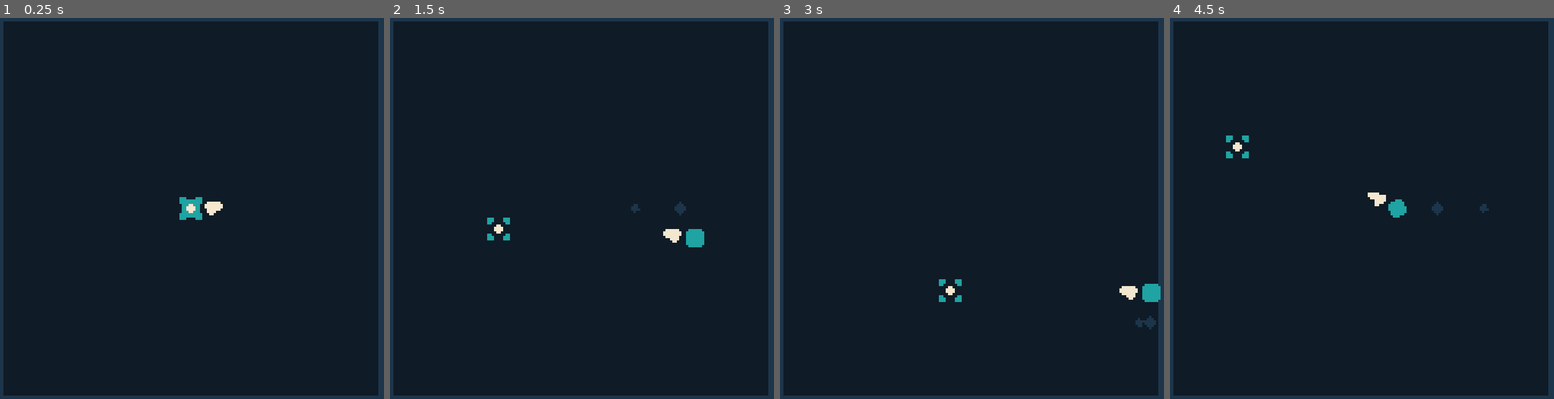
Above: before the commit, frames 1-4 (left to right).
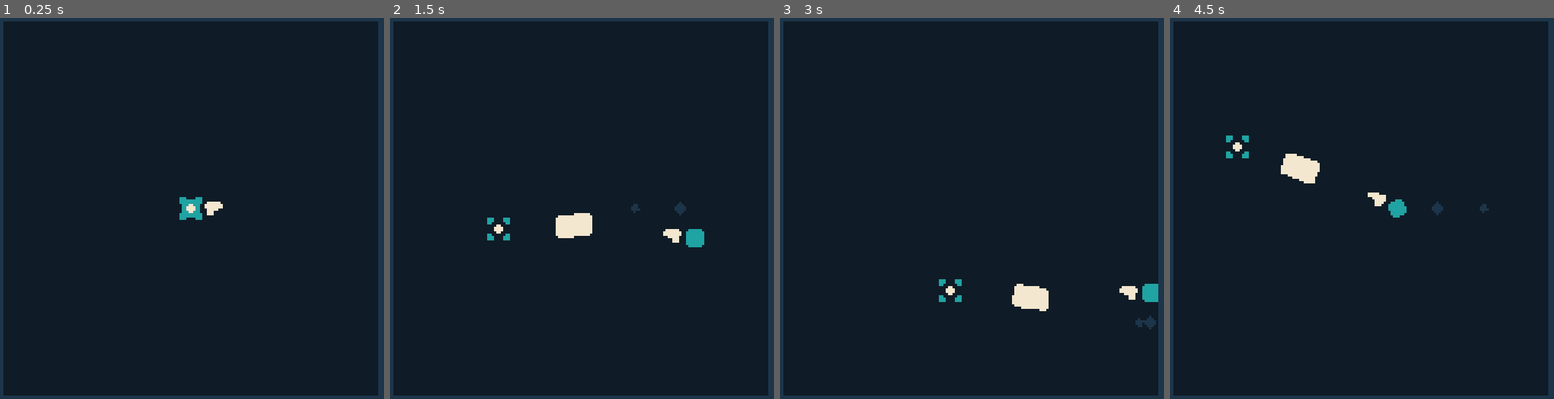
Above: after the commit, the same moments.

Repository: thcheetah777/Rogue
Game: Godot game, scene res://main.tscn
Two runs of this game, one before a commit and one after it. Both use one fixed random seed, a clock stepped at 60 frames per second and the inputs below.
Inputs (mouse positions are in pixels of both pictures, inside the frame that each line leads up to):
- Up to frame 1 (0.25 s): no input
- Up to frame 2 (1.5 s): tap Enter at 0.5 s; move the mouse to (670, 189) at 0.52 s; hold D (right) 0.53-1.28 s; click (670, 189) at 0.6 s; move the mouse to (497, 227) at 1.27 s; hold S (down) from 1.28 s (still down); click (497, 227) at 1.35 s
- Up to frame 3 (3 s): move the mouse to (1010, 117) at 2.02 s; release S (down) at 2.03 s; hold D (right) 2.03-2.78 s; click (1010, 117) at 2.1 s; move the mouse to (948, 292) at 2.77 s; hold W (up) from 2.78 s (still down); click (948, 292) at 2.85 s
- Up to frame 4 (4.5 s): move the mouse to (1484, 269) at 3.52 s; release W (up) at 3.53 s; hold A (left) from 3.53 s (still down); click (1484, 269) at 3.6 s; move the mouse to (1239, 147) at 4.27 s; click (1239, 147) at 4.35 s

The runs differ from the first frame. In frame 1, less than 0.1% of the frame differs, in the area x 53-58%, y 50-52%; in frame 2, 0.6%; in frame 3, 0.6%, in the area x 60-100%, y 69-77%; in frame 4, 0.6%.

Commit message:
🔫 bullets

Diff:
--- /dev/null
+++ b/bullet.gd
@@ -0,0 +1,11 @@
+extends Area2D
+class_name Bullet
+
+var speed: float
+
+func _process(delta: float) -> void:
+	global_position += Vector2.RIGHT.rotated(rotation) * speed * delta
+
+func _on_body_entered(body: Node2D) -> void:
+	if body is Wall:
+		queue_free()
--- /dev/null
+++ b/bullet.tscn
@@ -0,0 +1,20 @@
+[gd_scene load_steps=4 format=3 uid="uid://txllm8dsnc47"]
+
+[ext_resource type="Script" path="res://bullet.gd" id="1_iqd50"]
+[ext_resource type="Texture2D" uid="uid://dsxrk7jio0wpi" path="res://assets/bullet.png" id="1_qheak"]
+
+[sub_resource type="RectangleShape2D" id="RectangleShape2D_4f1ti"]
+size = Vector2(18, 12)
+
+[node name="Bullet" type="Area2D"]
+script = ExtResource("1_iqd50")
+
+[node name="Sprite" type="Sprite2D" parent="."]
+position = Vector2(8, 0)
+texture = ExtResource("1_qheak")
+
+[node name="CollisionShape" type="CollisionShape2D" parent="."]
+position = Vector2(8, 0)
+shape = SubResource("RectangleShape2D_4f1ti")
+
+[connection signal="body_entered" from="." to="." method="_on_body_entered"]
--- a/globals.gd
+++ b/globals.gd
@@ -1,3 +1,4 @@
 extends Node
 
 var player: Player
+var world: World
--- a/main.tscn
+++ b/main.tscn
@@ -1,7 +1,8 @@
-[gd_scene load_steps=4 format=3 uid="uid://b12ppqbxab0vk"]
+[gd_scene load_steps=5 format=3 uid="uid://b12ppqbxab0vk"]
 
 [ext_resource type="PackedScene" uid="uid://c2gng30xxg4gg" path="res://mouse.tscn" id="1_dv8dy"]
 [ext_resource type="PackedScene" uid="uid://cgiq1kt8weh2j" path="res://wall.tscn" id="1_wvsw4"]
+[ext_resource type="Script" path="res://world.gd" id="2_6thic"]
 [ext_resource type="PackedScene" uid="uid://da1qb210gjvdg" path="res://player.tscn" id="2_jwm52"]
 
 [node name="Main" type="Node"]
@@ -15,6 +16,7 @@
 offset_bottom = 95.0
 
 [node name="World" type="Node2D" parent="."]
+script = ExtResource("2_6thic")
 
 [node name="Walls" type="Node" parent="World"]
 
@@ -32,5 +34,5 @@
 position = Vector2(176, 90)
 rotation = 1.57079
 
-[node name="Player" parent="." instance=ExtResource("2_jwm52")]
+[node name="Player" parent="World" instance=ExtResource("2_jwm52")]
 position = Vector2(90, 90)
--- a/player.gd
+++ b/player.gd
@@ -8,18 +8,24 @@
 
 @onready var sprite := $Sprite
 @onready var weapon_holder := $WeaponHolder
+@onready var weapon := $WeaponHolder/Weapon
 @onready var weapon_sprite := $WeaponHolder/Weapon/Sprite
 
 var target_rotation = 0
 var dust_scene = preload("res://dust.tscn")
+var bullet_scene = preload("res://bullet.tscn")
 
 func _ready() -> void:
 	Globals.player = self
 
 func _process(delta: float) -> void:
 	sprite.rotation_degrees = move_toward(sprite.rotation_degrees, target_rotation,  run_rotation_smoothing * delta)
+
 	weapon_holder.look_at(get_global_mouse_position())
 	weapon_sprite.flip_h = not (weapon_holder.global_rotation_degrees > -90 and weapon_holder.global_rotation_degrees < 90)
+
+	if Input.is_action_just_pressed("fire"):
+		fire()
 
 func _physics_process(delta: float) -> void:
 	var x_input = Input.get_axis("left", "right")
@@ -31,6 +37,13 @@
 
 	move_and_slide()
 
+func fire() -> void:
+	var bullet = bullet_scene.instantiate() as Bullet
+	bullet.global_position = weapon.global_position
+	bullet.look_at(get_global_mouse_position())
+	bullet.speed = 300
+	Globals.world.add_child(bullet)
+
 func _on_dust_timer_timeout() -> void:
 	var dust = dust_scene.instantiate() as Sprite2D
 	dust.global_position = global_position
--- a/project.godot
+++ b/project.godot
@@ -53,7 +53,7 @@
 , Object(InputEventKey,"resource_local_to_scene":false,"resource_name":"","device":-1,"window_id":0,"alt_pressed":false,"shift_pressed":false,"ctrl_pressed":false,"meta_pressed":false,"pressed":false,"keycode":0,"physical_keycode":4194321,"key_label":0,"unicode":0,"echo":false,"script":null)
 ]
 }
-shoot={
+fire={
 "deadzone": 0.5,
 "events": [Object(InputEventMouseButton,"resource_local_to_scene":false,"resource_name":"","device":-1,"window_id":0,"a …(253 unchanged characters)…
 ]
--- /dev/null
+++ b/wall.gd
@@ -0,0 +1,2 @@
+extends StaticBody2D
+class_name Wall
--- a/wall.tscn
+++ b/wall.tscn
@@ -1,12 +1,14 @@
-[gd_scene load_steps=3 format=3 uid="uid://cgiq1kt8weh2j"]
+[gd_scene load_steps=4 format=3 uid="uid://cgiq1kt8weh2j"]
 
 [ext_resource type="Texture2D" uid="uid://ds0m4ytx60i0b" path="res://assets/wall.png" id="1_3mmkc"]
+[ext_resource type="Script" path="res://wall.gd" id="1_yos1u"]
 
 [sub_resource type="RectangleShape2D" id="RectangleShape2D_ylx55"]
 size = Vector2(180, 8)
 
 [node name="Wall" type="StaticBody2D"]
 collision_mask = 0
+script = ExtResource("1_yos1u")
 
 [node name="Sprite" type="Sprite2D" parent="."]
 texture = ExtResource("1_3mmkc")
--- /dev/null
+++ b/world.gd
@@ -0,0 +1,5 @@
+extends Node2D
+class_name World
+
+func _ready() -> void:
+	Globals.world = self
Binary file added: assets/bullet.png
Not shown, added: assets/bullet.png.import
Binary file changed: assets/gun.png
